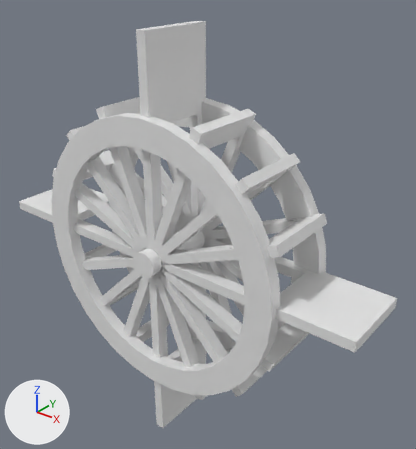
The OBJ model astro/3d_models/water_wheel/wheel.obj: old version first, new version second.
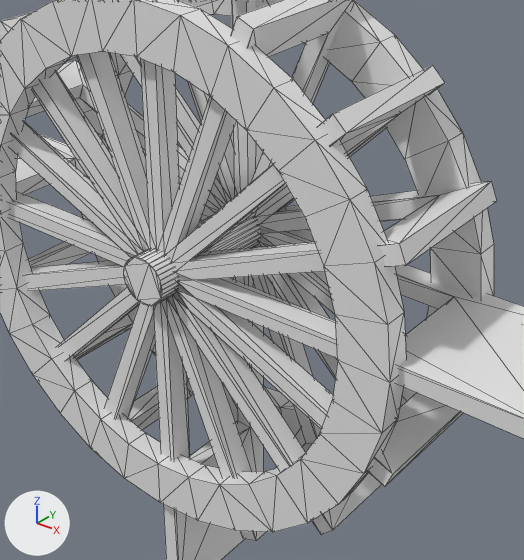
There are two pictures of each version: one whole from a 50 mm camera at (2.44, -2.71, 1.93) aimed at (0.05, 0.28, 0.08), one close up on the part from 17% to 82% of the width and 27% to 91% of the height. Lighting does not change. The marker at lower left points along +X, +Y and +Z. The close-ups show mesh edges as thin lines. Where no turn or scale is listed for an object, it has been applied to the vertices.

The older version as bpy lines, for what is in view:
```python
me_cylinder_001_cylinder_009 = bpy.data.meshes.new('Cylinder.001_Cylinder.009')
me_cylinder_001_cylinder_009.from_pydata(...)  # 448 vertices, 892 faces; spans x -1.5..1.5, y -0.35..0.35, z -1.5..1.5
ob_cylinder_001_cylinder_009 = bpy.data.objects.new('Cylinder.001_Cylinder.009', me_cylinder_001_cylinder_009)
ob_cylinder_001_cylinder_009.location = (0.0, 0.0, 0.0)
```
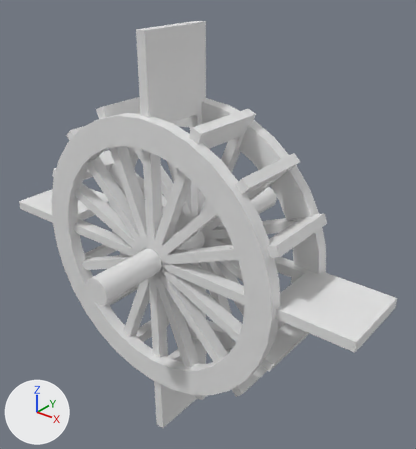
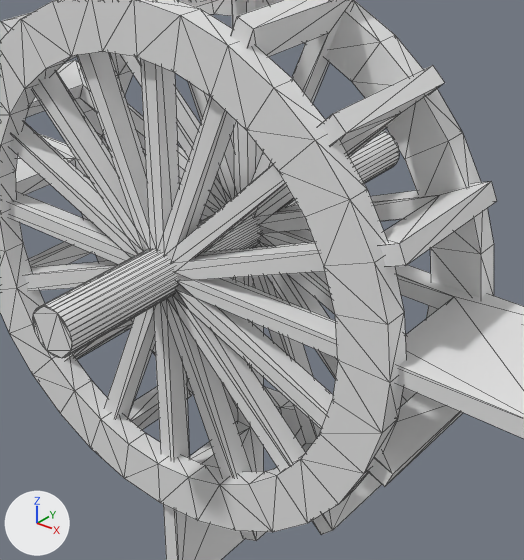
Commit message: astro: water wheel updates

The change, as JSON lines over the scene's bpy script:
```json
{"block": "me_cylinder_001_cylinder_009", "where": "me_cylinder_001_cylinder_009.from_pydata(...)  # 448 vertices, 892 faces; spans x -1.5..1.5, y -0.35..0.35, z -1.5..1.5"}
{"block": "me_cylinder_001_cylinder_009", "where": "# used by ob_cylinder_001_cylinder_009; location = (0.0, 0.0, 0.0)"}
{"block": "me_cylinder_001_cylinder_009", "change": "me_cylinder_001_cylinder_009 part 1: the loose piece of 64 vertices spanning x -0.09..0.09, y -0.35..0.35, z -0.09..0.09 is scaled about its middle by (1, 2.72, 1), then moved by (0.0, 0.19, 0.0)"}
```

Location of each change, (x1, y1, x2, y2) in pixels of the close-ups (524 x 560 px; the box of a moved part takes in the faces that stretch with it):
```json
{"part": 1, "of": "me_cylinder_001_cylinder_009", "change": "moved or reshaped", "before": [124, 214, 260, 306], "after": [33, 130, 399, 358]}
```
